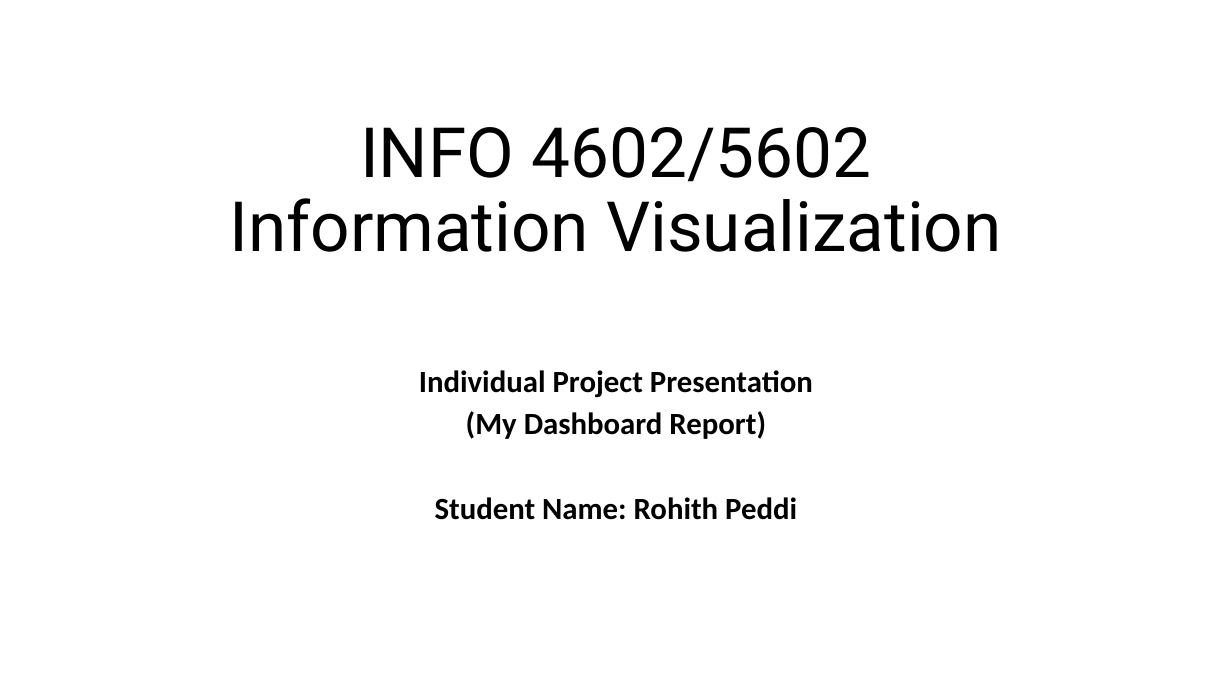
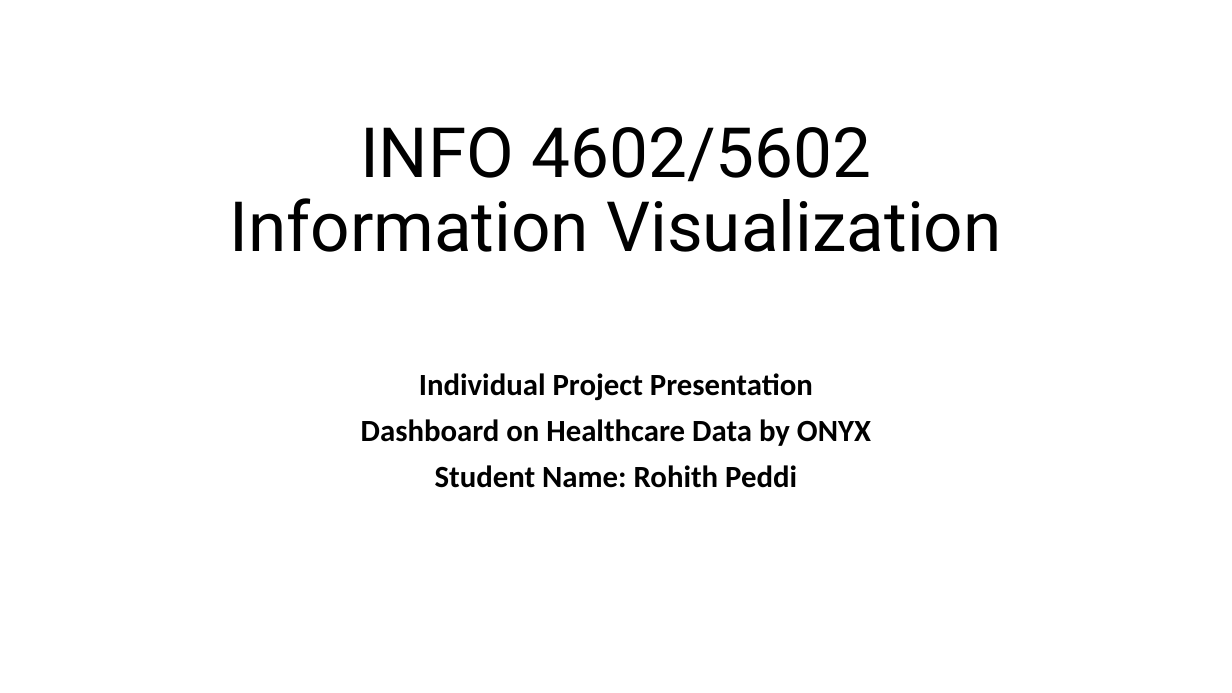
Before and after one commit to rohith1729/dashboard, a slide deck: slide 1 of INFO 4602 5602 - Individual Project Presentation Final Report - Dashboards Rohith Peddi.pptx. Drawn at 1232x693 pixels with LibreOffice and Linux fonts; fonts in the diff are those of the drawing. Boxes give left, top, right and bottom in pixels: in the first picture for what was removed or moved away, otherwise in the second. Text is boxed around its words. In the diff, an @@ line names an element or a change of style, - is before the commit and + after.

```diff
--- a/INFO 4602 5602 - Individual Project Presentation Final Report - Dashboards Rohith Peddi.pptx
+++ b/INFO 4602 5602 - Individual Project Presentation Final Report - Dashboards Rohith Peddi.pptx
@@ subtitle at (x1=419, y1=373, x2=813, y2=488): line spacing 0.8 to 0.9 @@
@@ subtitle at (x1=361, y1=419, x2=871, y2=446): text changed @@
-(My Dashboard Report)
+Dashboard on Healthcare Data by ONYX
```
Also in this commit, not shown: 1 slide added, 1 slide removed, 1 other file.
